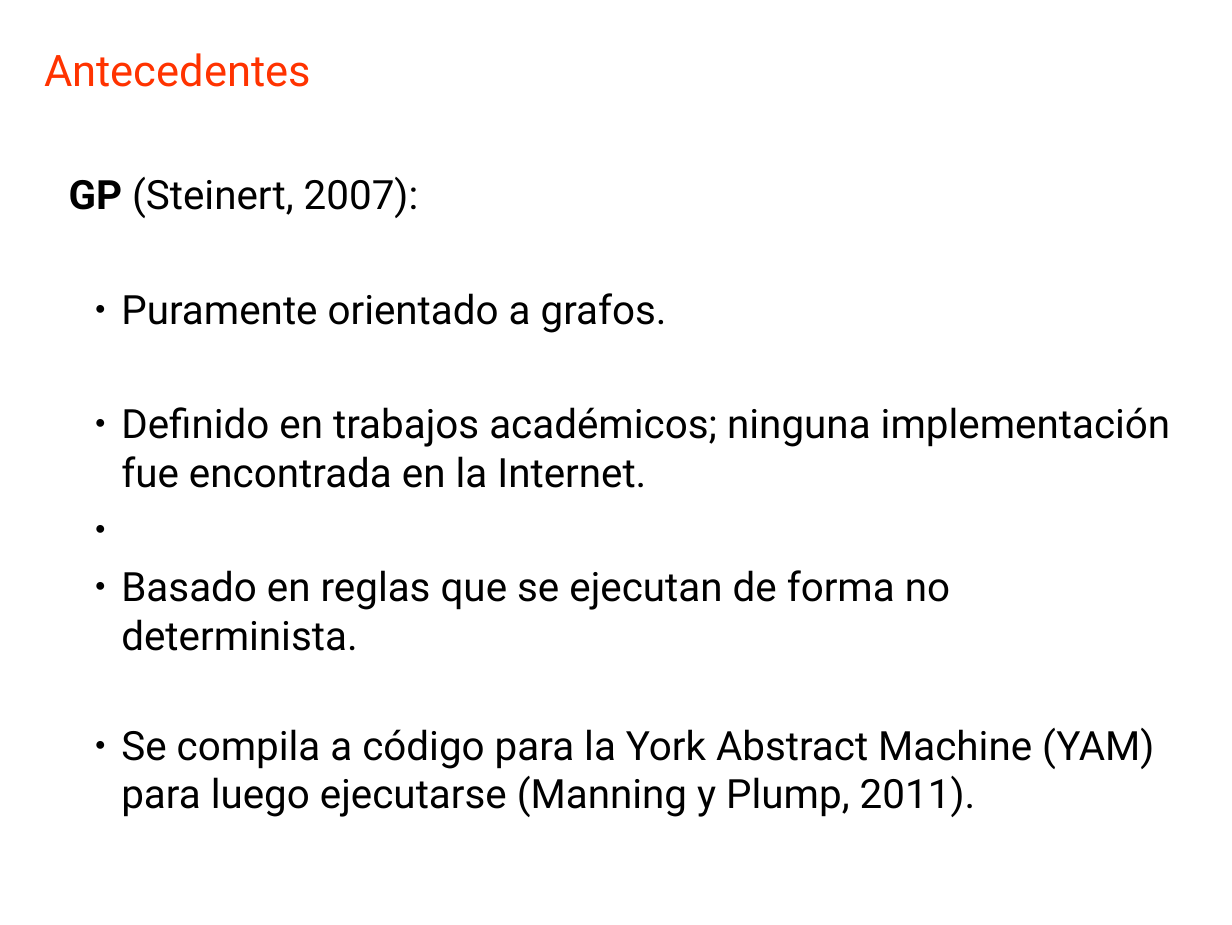
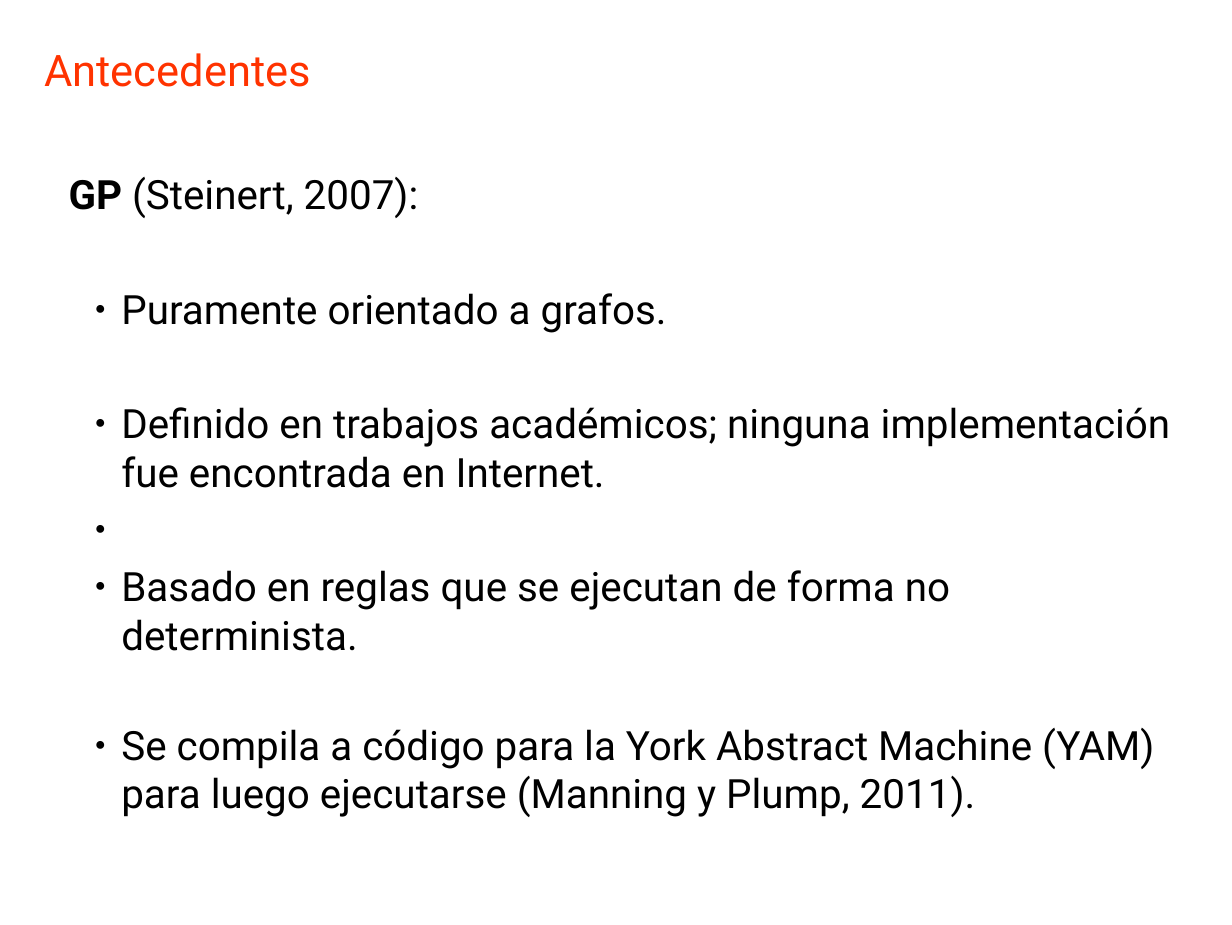
Before and after one commit to GAPM/cg, a slide deck: slide 5 of doc/CG.odp (slide 6 before the commit). Drawn at 1232x925 pixels with LibreOffice and Linux fonts; fonts in the diff are those of the drawing. Boxes give left, top, right and bottom in pixels: in the first picture for what was removed or moved away, otherwise in the second. Text is boxed around its words. In the diff, an @@ line names an element or a change of style, - is before the commit and + after.

```diff
--- a/doc/CG.odp
+++ b/doc/CG.odp
@@ text at box(121, 407, 1170, 488): text changed @@
-  ● Definido en trabajos académicos; ninguna implementación fue encontrada en la Internet.
+  ● Definido en trabajos académicos; ninguna implementación fue encontrada en Internet.
```
Also in this commit, not shown: 11 other slides changed, 1 slide added, 6 slides removed.
